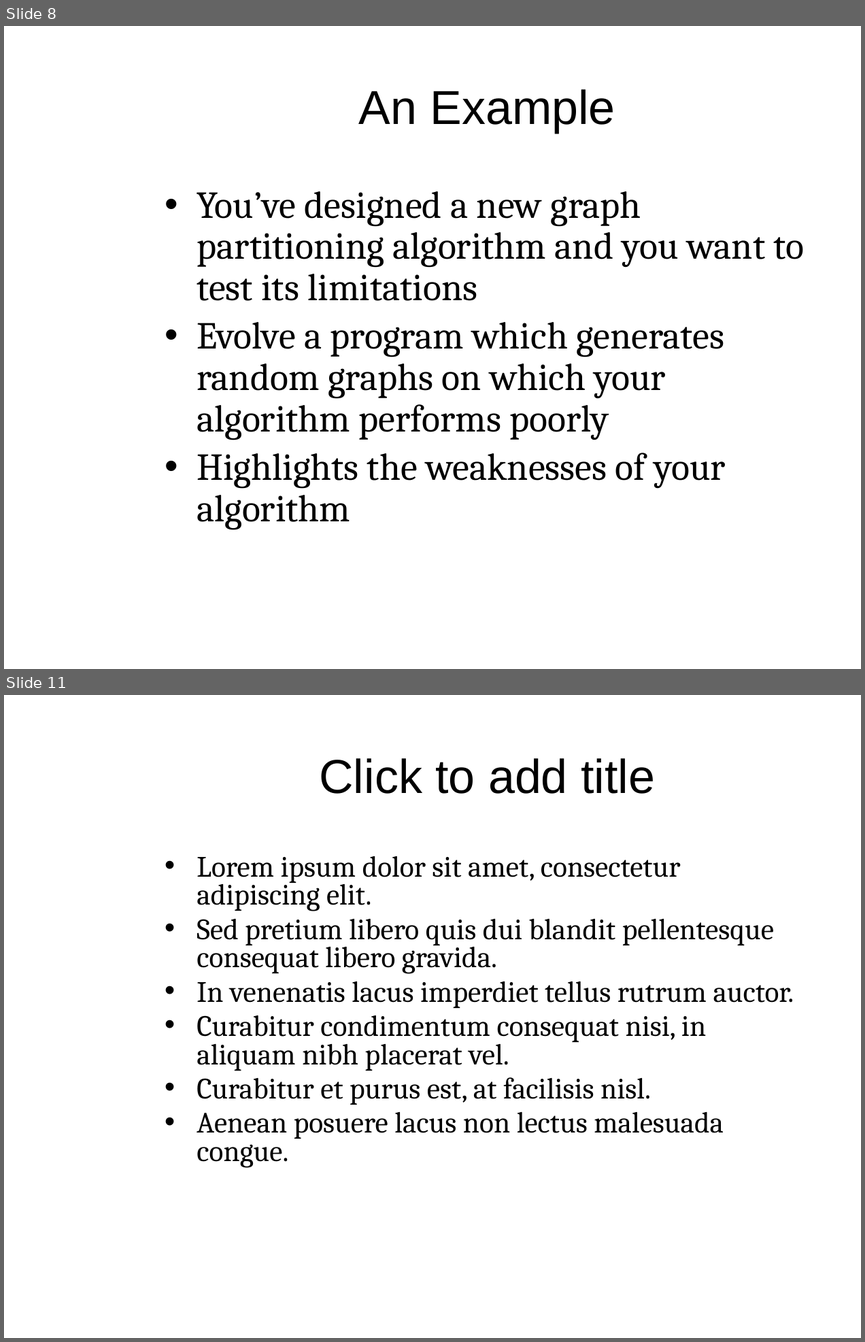
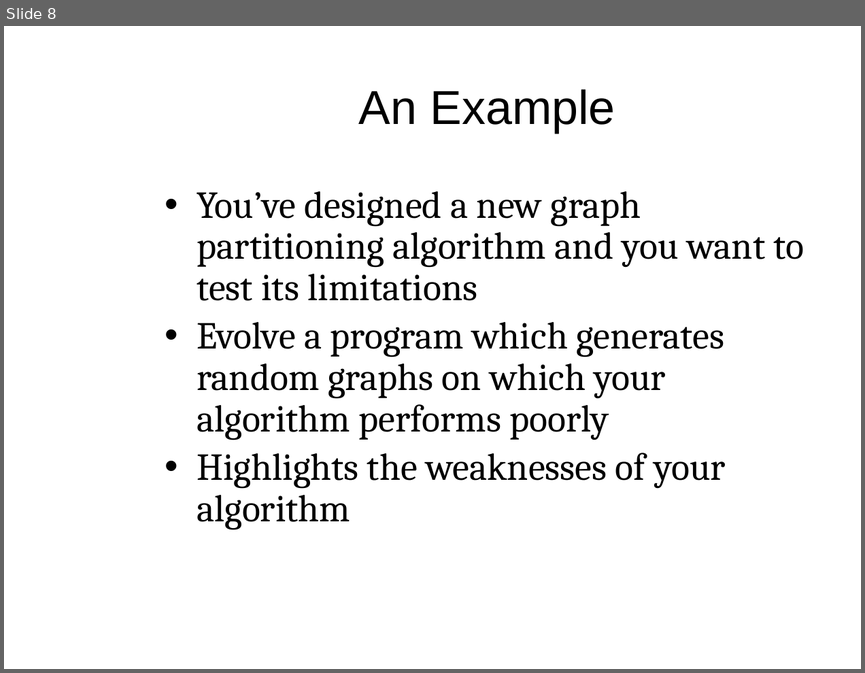
Before and after one commit to mam446/GraphEvo, a slide deck: documents/PopeMartinGraphTheoryPresentation.pptx. Shown one above the other, each under a label of ours: slides 8 and 11 before the commit, slide 8 after it; the slides between them are not shown. The pictures are 865x1342 and 865x673 pixels, drawn with LibreOffice and Linux fonts; fonts in the diff are those of the drawing; background and template pictures are left out. Boxes give left, top, right and bottom in pixels: in the first picture for what was removed or moved away, otherwise in the second. Text is boxed around its words. In the diff, an @@ line names an element or a change of style, - is before the commit and + after.

```diff
--- a/documents/PopeMartinGraphTheoryPresentation.pptx
+++ b/documents/PopeMartinGraphTheoryPresentation.pptx
@@ slide 11 removed at [4, 695, 861, 1338], background picture (left out) @@
@@ title removed at [320, 758, 655, 794] @@
-Click to add title
@@ text removed at [196, 856, 794, 1168] @@
-• Lorem ipsum dolor sit amet, consectetur adipiscing elit.
-• Sed pretium libero quis dui blandit pellentesque consequat libero gravida.
-• In venenatis lacus imperdiet tellus rutrum auctor.
-• Curabitur condimentum consequat nisi, in aliquam nibh placerat vel.
-• Curabitur et purus est, at facilisis nisl.
-• Aenean posuere lacus non lectus malesuada congue.
@@ page number removed at [600, 1304, 818, 1338] @@
-11
```
Also in this commit, not shown: 1 slide changed, 22 slides added, 2 other slides removed.
